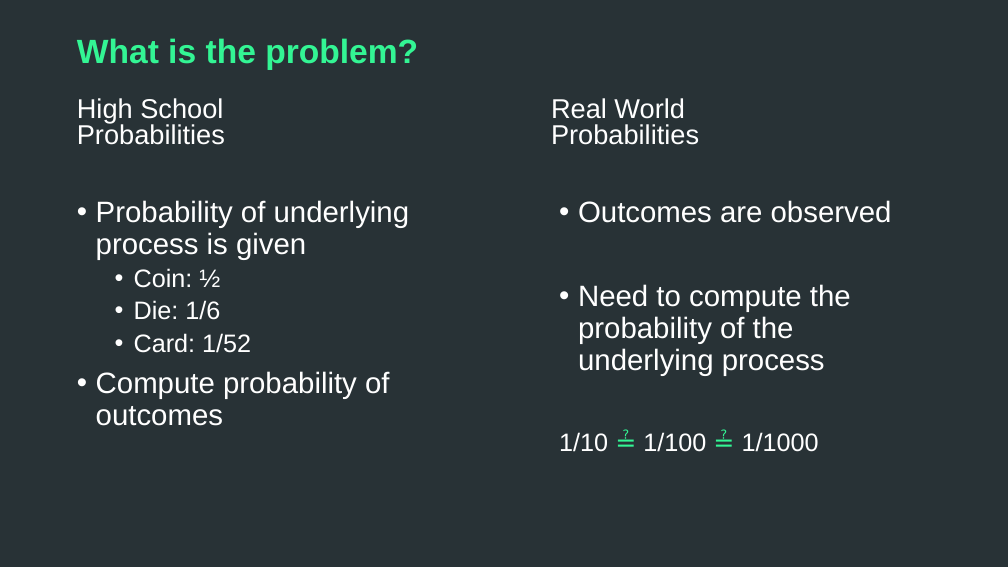
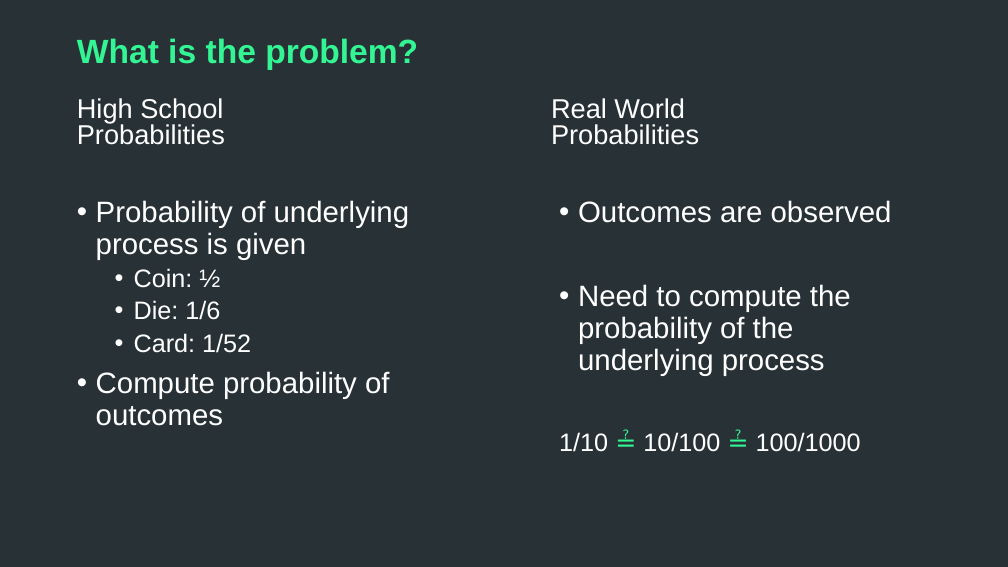
Before and after one commit to sithankanna/naive-bayesians, a slide deck: slide 4 of meetups/02_meetup02/meetup2.pptx. Drawn at 1008x567 pixels with LibreOffice and Linux fonts; fonts in the diff are those of the drawing. Boxes give left, top, right and bottom in pixels: in the first picture for what was removed or moved away, otherwise in the second. Text is boxed around its words. In the diff, an @@ line names an element or a change of style, - is before the commit and + after.

Commit message:
Fixed typo

```diff
--- a/meetups/02_meetup02/meetup2.pptx
+++ b/meetups/02_meetup02/meetup2.pptx
@@ text at (x1=559, y1=432, x2=861, y2=452): text changed @@
-1/10 ≟ 1/100 ≟ 1/1000
+1/10 ≟ 10/100 ≟ 100/1000
```
